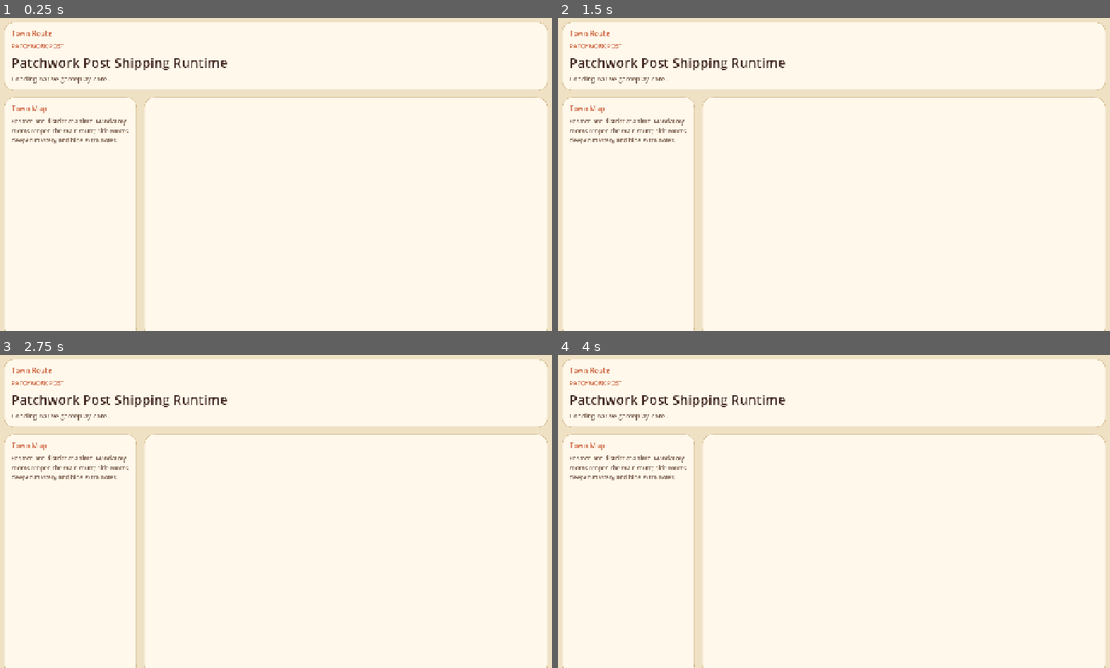
Above: before the commit, frames 1-4 (two rows, left to right).
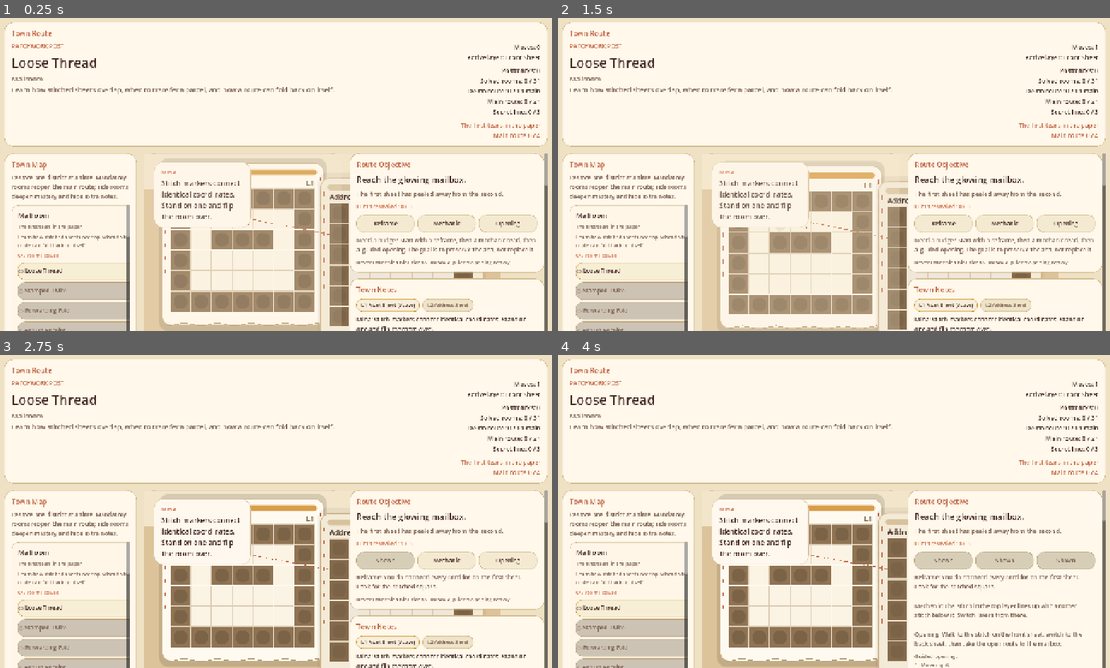
Above: after the commit, the same moments.

Repository: cchoate09/PuzzleGame
Game: Godot game, scene res://scenes/main.tscn
Same seed, same stepped clock (60 frames per second), same inputs: the game is played once before the commit and once after it.
Inputs (mouse positions are in pixels of both pictures, inside the frame that each line leads up to):
- Up to frame 1 (0.25 s): no input
- Up to frame 2 (1.5 s): tap Enter (ui_accept) at 0.5, 0.77 s; move the mouse to (960, 155) at 0.52 s; hold D (move_right) 0.53-1.25 s; hold ] (next_room) 0.53-1.25 s; click (960, 155) at 0.67 s; click (668, 271) at 1.25 s, where only the run after the commit has a clickable "○ Loose Thread"
- Up to frame 3 (2.75 s): click (386, 561) at 2 s, where only the run after the commit has a clickable "Reframe"
- Up to frame 4 (4 s): click (1005, 561) at 2.75 s, where only the run after the commit has a clickable "Mechanic"; click (1065, 561) at 3.5 s, where only the run after the commit has a clickable "Opening"

The runs differ from the first frame. In frame 1, 28% of the frame differs, in the area x 0-100%, y 8-100%; in frame 2, 27%; in frame 3, 27%; in frame 4, 27%.
Error before the commit: Parse Error: Invalid argument for "draw_colored_polygon()" function: argument 2 should be "Color" but is "PackedColorArray". (res://scripts/ui/room_view.gd:197)

Commit message:
Add high-value UX, accessibility, and progression improvements
Implements 5 changes from the Steam launch recommendations:
- Colorblind palette presets (deuteranopia, protanopia, tritanopia) with
  Wong colorblind-safe colors, persisted in save profile
- In-game accessibility info card describing all available options
- Escape key pause menu with Resume, Reset, Hints, and Back to Map
- Route list visual differentiation with Unicode icons and tinted fills
  for main/optional/secret rooms
- Journal slot indicators showing undiscovered entries as ??? placeholders
  with X of Y discovered counter

Also fixes draw_colored_polygon call in confetti rendering (Godot 4.6).

Co-Authored-By: Claude Opus 4.6 <noreply@anthropic.com>

Diff:
--- a/godot/scripts/core/patchwork_save.gd
+++ b/godot/scripts/core/patchwork_save.gd
@@ -40,6 +40,7 @@
 		"settings": {
 			"highContrast": false,
 			"reducedMotion": false,
+			"colorblindMode": "none",
 			"fontScale": 1.0,
 			"masterVolume": 0.0,
 			"sfxVolume": 0.0,
@@ -84,6 +85,7 @@
 		"settings": {
 			"highContrast": false,
 			"reducedMotion": false,
+			"colorblindMode": "none",
 			"fontScale": 1.0,
 			"masterVolume": 0.0,
 			"sfxVolume": 0.0,
@@ -106,6 +108,7 @@
 	var settings: Dictionary = profile["settings"]
 	settings["highContrast"] = raw_settings.get("highContrast", false)
 	settings["reducedMotion"] = raw_settings.get("reducedMotion", false)
+	settings["colorblindMode"] = String(raw_settings.get("colorblindMode", "none"))
 	settings["fontScale"] = raw_settings.get("fontScale", 1.0)
 	settings["masterVolume"] = float(raw_settings.get("masterVolume", 0.0))
 	settings["sfxVolume"] = float(raw_settings.get("sfxVolume", 0.0))
--- a/godot/scripts/main.gd
+++ b/godot/scripts/main.gd
@@ -72,6 +72,7 @@
 var setting_motion_button: CheckButton
 var setting_font_scale_slider: HSlider
 var setting_font_scale_value: Label
+var setting_colorblind_option: OptionButton
 var setting_master_volume_slider: HSlider
 var setting_sfx_volume_slider: HSlider
 var remap_rows: Dictionary = {}
@@ -96,6 +97,8 @@
 var demo_title_label: Label
 var demo_body_label: Label
 var demo_teaser_label: Label
+var pause_panel: PanelContainer
+var pause_resume_button: Button
 var transition_overlay: ColorRect
 var card_title_labels: Array = []
 var scalable_controls: Array = []
@@ -169,6 +172,9 @@
 		_toggle_developer_tools()
 		return
 	if not remap_pending_action.is_empty():
+		return
+	if event.is_action_pressed("ui_cancel"):
+		_toggle_pause()
 		return
 	var focus_owner: Control = get_viewport().gui_get_focus_owner()
 	var ui_focus_locked: bool = focus_owner != null and focus_owner != room_view
@@ -549,6 +555,25 @@
 	setting_motion_button.toggled.connect(_handle_reduced_motion_toggled)
 	settings_card["body"].add_child(setting_motion_button)
 
+	var colorblind_row := HBoxContainer.new()
+	colorblind_row.add_theme_constant_override("separation", 10)
+	settings_card["body"].add_child(colorblind_row)
+
+	var colorblind_label := _create_body_label(14, ACCENT_INK)
+	colorblind_label.text = "Colorblind Mode"
+	colorblind_row.add_child(colorblind_label)
+
+	setting_colorblind_option = OptionButton.new()
+	setting_colorblind_option.size_flags_horizontal = Control.SIZE_EXPAND_FILL
+	setting_colorblind_option.focus_mode = Control.FOCUS_ALL
+	setting_colorblind_option.add_item("None", 0)
+	setting_colorblind_option.add_item("Deuteranopia", 1)
+	setting_colorblind_option.add_item("Protanopia", 2)
+	setting_colorblind_option.add_item("Tritanopia", 3)
+	_register_scaled_font(setting_colorblind_option, 13)
+	setting_colorblind_option.item_selected.connect(_handle_colorblind_mode_changed)
+	colorblind_row.add_child(setting_colorblind_option)
+
 	var font_row := HBoxContainer.new()
 	font_row.add_theme_constant_override("separation", 10)
 	settings_card["body"].add_child(font_row)
@@ -618,6 +643,14 @@
 	_style_button(reset_controls_button, Color("f0e7d4"), CARD_BORDER, ACCENT_INK)
 	settings_card["body"].add_child(reset_controls_button)
 
+	var accessibility_card: Dictionary = _create_card("Accessibility")
+	side_column.add_child(accessibility_card["panel"])
+
+	var accessibility_info := _create_body_label(13, ACCENT_MUTED)
+	accessibility_info.autowrap_mode = TextServer.AUTOWRAP_WORD_SMART
+	accessibility_info.text = "High Contrast: Increases color separation for all game elements.\n\nReduced Motion: Disables animations; transitions play instantly.\n\nFont Scale: Adjusts text size throughout the game.\n\nColorblind Modes: Optimized color palettes for common color vision deficiencies (deuteranopia, protanopia, tritanopia).\n\nVolume Controls: Independent master and SFX volume sliders.\n\nKeyboard Remapping: All controls can be rebound in the Controls section above."
+	accessibility_card["body"].add_child(accessibility_info)
+
 	var support_card: Dictionary = _create_card("Steam And Saves")
 	side_column.add_child(support_card["panel"])
 
@@ -665,6 +698,55 @@
 	_register_scaled_font(footer_label, 13)
 	footer_label.add_theme_color_override("font_color", ACCENT_MUTED)
 	layout.add_child(footer_label)
+
+	pause_panel = PanelContainer.new()
+	pause_panel.set_anchors_preset(Control.PRESET_CENTER)
+	pause_panel.custom_minimum_size = Vector2(280, 0)
+	pause_panel.position = Vector2(-140, -120)
+	pause_panel.visible = false
+	pause_panel.z_index = 50
+	pause_panel.add_theme_stylebox_override("panel", _make_card_style(Color("fff8ef"), Color("d6bd96"), 24))
+	add_child(pause_panel)
+
+	var pause_margin := MarginContainer.new()
+	pause_margin.add_theme_constant_override("margin_left", 20)
+	pause_margin.add_theme_constant_override("margin_top", 18)
+	pause_margin.add_theme_constant_override("margin_right", 20)
+	pause_margin.add_theme_constant_override("margin_bottom", 18)
+	pause_panel.add_child(pause_margin)
+
+	var pause_body := VBoxContainer.new()
+	pause_body.add_theme_constant_override("separation", 8)
+	pause_margin.add_child(pause_body)
+
+	var pause_title := _create_body_label(16, ACCENT_INK)
+	pause_title.text = "Paused"
+	pause_title.horizontal_alignment = HORIZONTAL_ALIGNMENT_CENTER
+	pause_body.add_child(pause_title)
+
+	pause_resume_button = Button.new()
+	pause_resume_button.text = "Resume"
+	pause_resume_button.pressed.connect(_toggle_pause)
+	_style_button(pause_resume_button, Color("f0e7d4"), CARD_BORDER, ACCENT_INK)
+	pause_body.add_child(pause_resume_button)
+
+	var pause_reset_button := Button.new()
+	pause_reset_button.text = "Reset Room"
+	pause_reset_button.pressed.connect(func(): _toggle_pause(); _dispatch_room_action({"type": "reset"}))
+	_style_button(pause_reset_button, Color("f0e7d4"), CARD_BORDER, ACCENT_INK)
+	pause_body.add_child(pause_reset_button)
+
+	var pause_hint_button := Button.new()
+	pause_hint_button.text = "Hints"
+	pause_hint_button.pressed.connect(func(): _toggle_pause(); _pause_reveal_hint())
+	_style_button(pause_hint_button, Color("f0e7d4"), CARD_BORDER, ACCENT_INK)
+	pause_body.add_child(pause_hint_button)
+
+	var pause_map_button := Button.new()
+	pause_map_button.text = "Back to Map"
+	pause_map_button.pressed.connect(func(): _toggle_pause(); _scroll_to_route_list())
+	_style_button(pause_map_button, Color("f0e7d4"), CARD_BORDER, ACCENT_INK)
+	pause_body.add_child(pause_map_button)
 
 	remap_overlay = PanelContainer.new()
 	remap_overlay.set_anchors_preset(Control.PRESET_CENTER)
@@ -1362,6 +1444,7 @@
 		bool(profile.get("settings", {}).get("highContrast", false)),
 		bool(profile.get("settings", {}).get("reducedMotion", false))
 	)
+	room_view.set_colorblind_mode(String(profile.get("settings", {}).get("colorblindMode", "none")))
 	room_view.set_room_state(room, runtime)
 
 	var district_id: String = String(room.get("districtId", ""))
@@ -1562,12 +1645,28 @@
 		var intro_beat: Dictionary = room.get("intro", [])[0]
 		intro_line = "%s: %s" % [intro_beat.get("speaker", "Guide"), intro_beat.get("text", "")]
 	var lines: Array = [intro_line, String(district.get("journalBody", "The town still reads like folded paper."))]
-	var hidden_entries := _get_unlocked_journal_entries_for_district(String(room.get("districtId", "")))
-	if not hidden_entries.is_empty():
+	var current_district_id := String(room.get("districtId", ""))
+	var hidden_entries := _get_unlocked_journal_entries_for_district(current_district_id)
+	var unlocked_ids: Array = profile.get("journalEntriesUnlocked", [])
+	var total_district_entries := 0
+	var unlocked_district_count := 0
+	for entry in _get_journal_entries():
+		var entry_district := String(entry.get("districtId", ""))
+		if entry_district == current_district_id or (entry_district.is_empty() and current_district_id.is_empty()):
+			total_district_entries += 1
+			if unlocked_ids.has(String(entry.get("id", ""))):
+				unlocked_district_count += 1
+	if not hidden_entries.is_empty() or total_district_entries > 0:
 		var hidden_lines: Array = []
 		for entry in hidden_entries:
 			hidden_lines.append("%s: %s" % [entry.get("title", "Margin Note"), entry.get("body", "")])
-		lines.append("Hidden threads:\n%s" % "\n\n".join(hidden_lines))
+		var undiscovered := total_district_entries - unlocked_district_count
+		for i in range(undiscovered):
+			hidden_lines.append("??? — A hidden thread awaits...")
+		if total_district_entries > 0:
+			hidden_lines.append("Journal entries: %d of %d discovered" % [unlocked_district_count, total_district_entries])
+		if not hidden_lines.is_empty():
+			lines.append("Hidden threads:\n%s" % "\n\n".join(hidden_lines))
 	lines.append("Courier position: (%d, %d), facing %s." % [
 		int(player.get("x", 0)),
 		int(player.get("y", 0)),
@@ -1618,6 +1717,12 @@
 		setting_motion_button.set_block_signals(true)
 		setting_motion_button.button_pressed = bool(profile.get("settings", {}).get("reducedMotion", false))
 		setting_motion_button.set_block_signals(false)
+	if setting_colorblind_option != null:
+		setting_colorblind_option.set_block_signals(true)
+		var cb_mode := String(profile.get("settings", {}).get("colorblindMode", "none"))
+		var cb_modes: Array = ["none", "deuteranopia", "protanopia", "tritanopia"]
+		setting_colorblind_option.selected = cb_modes.find(cb_mode) if cb_modes.has(cb_mode) else 0
+		setting_colorblind_option.set_block_signals(false)
 	if setting_font_scale_slider != null:
 		setting_font_scale_slider.set_block_signals(true)
 		setting_font_scale_slider.value = float(profile.get("settings", {}).get("fontScale", 1.0))
@@ -1646,6 +1751,7 @@
 		bool(profile.get("settings", {}).get("highContrast", false)),
 		bool(profile.get("settings", {}).get("reducedMotion", false))
 	)
+	room_view.set_colorblind_mode(String(profile.get("settings", {}).get("colorblindMode", "none")))
 	if audio_manager != null:
 		audio_manager.set_master_volume_db(float(profile.get("settings", {}).get("masterVolume", 0.0)))
 		audio_manager.set_sfx_volume_db(float(profile.get("settings", {}).get("sfxVolume", 0.0)))
@@ -1689,6 +1795,34 @@
 	SaveRuntime.save_profile(profile)
 	if audio_manager != null:
 		audio_manager.set_sfx_volume_db(db)
+
+func _toggle_pause() -> void:
+	if pause_panel == null:
+		return
+	pause_panel.visible = not pause_panel.visible
+	if pause_panel.visible and pause_resume_button != null:
+		pause_resume_button.grab_focus()
+	elif not pause_panel.visible:
+		room_view.grab_focus()
+
+func _scroll_to_route_list() -> void:
+	if district_list != null and district_list.get_child_count() > 0:
+		district_list.get_child(0).grab_focus()
+
+func _pause_reveal_hint() -> void:
+	var room: Dictionary = engine.get_room()
+	var room_id := String(room.get("id", ""))
+	var progress := SaveRuntime.get_room_progress(profile, room_id)
+	var next_tier := int(progress.get("hintsRevealed", 0)) + 1
+	_handle_hint_request(next_tier)
+
+func _handle_colorblind_mode_changed(index: int) -> void:
+	var modes: Array = ["none", "deuteranopia", "protanopia", "tritanopia"]
+	var mode: String = String(modes[clampi(index, 0, modes.size() - 1)])
+	profile.get("settings", {})["colorblindMode"] = mode
+	SaveRuntime.save_profile(profile)
+	_apply_profile_settings()
+	_refresh_ui()
 
 func _apply_district_palette(district_id: String) -> void:
 	var accent := ACCENT_RUST
@@ -1782,22 +1916,35 @@
 			var room_id := String(room.get("id", ""))
 			var room_unlocked := unlocked and _is_room_unlocked(room)
 			var room_solved := _room_solved(room_id)
-			var room_role := "Secret" if room.get("secret", false) else ("Side" if room.get("optional", false) else "Main")
-			var room_state := "Solved" if room_solved else ("Locked" if not room_unlocked else "Open")
+			var is_secret: bool = room.get("secret", false)
+			var is_optional: bool = room.get("optional", false)
 			var room_lock := _get_lock_label(room.get("requiresRooms", []))
-			button.text = "[%s | %s] %s%s" % [
-				room_role,
-				room_state,
-				room.get("title", room_id),
-				"" if room_lock.is_empty() or room_unlocked else " (%s)" % room_lock,
-			]
+
+			var icon := ""
+			if is_secret:
+				icon = "★ " if room_solved else "☆ "
+			elif is_optional:
+				icon = "◆ " if room_solved else "◇ "
+			else:
+				icon = "● " if room_solved else ("◌ " if not room_unlocked else "○ ")
+			var suffix := ""
+			if room_solved:
+				suffix = " ✓"
+			elif not room_unlocked and not room_lock.is_empty():
+				suffix = " (%s)" % room_lock
+
+			button.text = "%s%s%s" % [icon, room.get("title", room_id), suffix]
 			button.disabled = not room_unlocked
 			button.alignment = HORIZONTAL_ALIGNMENT_LEFT
-			var fill := Color("eef3df") if room_solved else Color("f4ead1")
-			if room_id == current_room_id:
-				fill = Color("f7eed6")
+			var fill: Color
 			if not room_unlocked:
 				fill = Color("e9decd")
+			elif room_id == current_room_id:
+				fill = Color("f7eed6")
+			elif room_solved:
+				fill = Color("e8f0d6") if (is_optional or is_secret) else Color("eef3df")
+			else:
+				fill = Color("f5e8d0") if (is_optional or is_secret) else Color("f4ead1")
 			var border := ACCENT_GOLD if room_id == current_room_id else (ACCENT_GREEN if room_solved else CARD_BORDER)
 			_style_button(button, fill, border, ACCENT_INK)
 			button.pressed.connect(_load_room.bind(room_id, true))
--- a/godot/scripts/ui/room_view.gd
+++ b/godot/scripts/ui/room_view.gd
@@ -26,6 +26,7 @@
 var runtime: Dictionary = {}
 var high_contrast := false
 var reduced_motion := false
+var colorblind_mode := "none"
 var displayed_active_layer := 0.0
 var enter_progress := 1.0
 var solve_flash := 0.0
@@ -36,6 +37,10 @@
 func _ready() -> void:
 	custom_minimum_size = Vector2(860, 620)
 	set_process(true)
+
+func set_colorblind_mode(mode: String) -> void:
+	colorblind_mode = mode
+	queue_redraw()
 
 func set_accessibility(high_contrast_enabled: bool, reduced_motion_enabled: bool) -> void:
 	high_contrast = high_contrast_enabled
@@ -194,7 +199,7 @@
 		var verts := PackedVector2Array([t * Vector2(-hw, -hh), t * Vector2(hw, -hh), t * Vector2(hw, hh), t * Vector2(-hw, hh)])
 		var base_col: Color = p["color"]
 		var col := Color(base_col.r, base_col.g, base_col.b, float(p["alpha"]) * 0.88)
-		draw_colored_polygon(verts, PackedColorArray([col, col, col, col]))
+		draw_colored_polygon(verts, col)
 
 func _draw_backdrop(palette: Dictionary) -> void:
 	draw_rect(Rect2(Vector2.ZERO, size), palette["desk"], true)
@@ -566,4 +571,27 @@
 		palette["shadow"] = Color("111111")
 		palette["routing"] = Color("b1411e")
 		palette["grid_line"] = Color("7d6951")
+
+	if colorblind_mode == "deuteranopia":
+		palette["player"] = Color("0072b2")
+		palette["parcel"] = Color("d55e00")
+		palette["echo"] = Color("cc79a7")
+		palette["shadow"] = Color("222222")
+		palette["goal"] = Color("f0e442")
+		palette["bridge"] = Color("009e73")
+	elif colorblind_mode == "protanopia":
+		palette["player"] = Color("0072b2")
+		palette["parcel"] = Color("e69f00")
+		palette["echo"] = Color("cc79a7")
+		palette["shadow"] = Color("222222")
+		palette["goal"] = Color("f0e442")
+		palette["bridge"] = Color("56b4e9")
+	elif colorblind_mode == "tritanopia":
+		palette["player"] = Color("d55e00")
+		palette["parcel"] = Color("0072b2")
+		palette["echo"] = Color("cc79a7")
+		palette["shadow"] = Color("222222")
+		palette["goal"] = Color("e69f00")
+		palette["bridge"] = Color("009e73")
+
 	return palette
